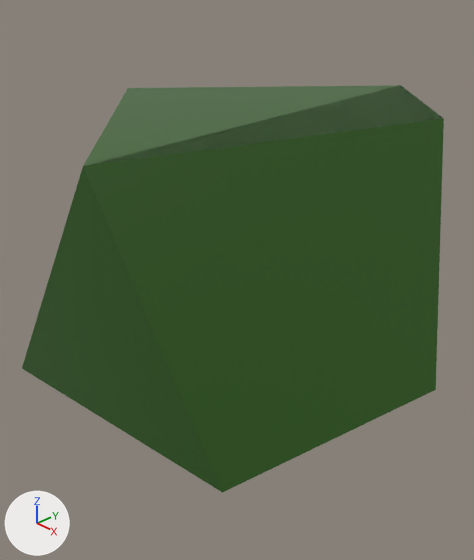
What one commit did to the Blender file Assets/Models/carrot.blend.
Rendered twice from a camera (50 mm lens) standing at (0.0542, -0.0474, 0.0304) and looking at (0.0033, 0.0006, -0.0039). Arrows for +X, +Y and +Z are at lower left; the lights stay in place.

Script lines for the objects in view, before the commit:
```python
me_cube = bpy.data.meshes.new('Cube')
me_cube.from_pydata([(0.0028, 0.0012, 0.0009), (0.0077, 0.0097, 0.0164), (-0.0163, -0.006, 0.0167), (0.0008, -0.0175, 0.0158), (-0.0148, 0.0064, 0.0148)], [(0, 1), (2, 0), (0, 3), (0, 4)], [])
me_cube.materials.append(mat_material)  # dark green #34621e
ob_cube = bpy.data.objects.new('Cube', me_cube)
ob_cube.location = (0.0, 0.0, 0.0)
ob_cube.scale = (0.084, 0.084, 0.0795)
_m = ob_cube.modifiers.new('Skin', 'SKIN')
```
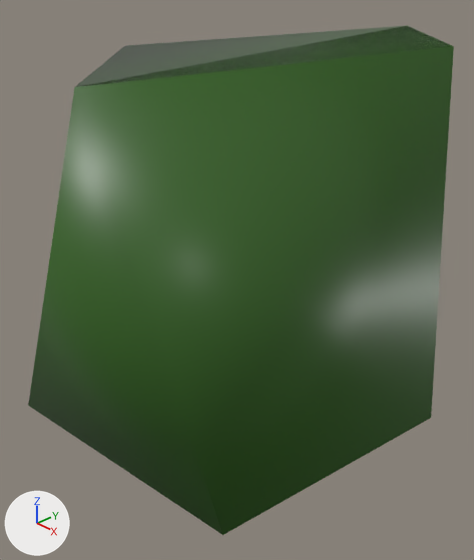
The change, as a diff of the scene's bpy script:
```diff
--- a/Assets/Models/carrot.blend.py
+++ b/Assets/Models/carrot.blend.py
@@ ob_cube @@
 ob_cube.location = (0.0, 0.0, 0.0)
-ob_cube.scale = (0.084, 0.084, 0.0795)
+ob_cube.scale = (0.084, 0.084, 0.11)
 _m = ob_cube.modifiers.new('Skin', 'SKIN')
+_m.use_smooth_shade = True
```

Location of each change, [x1, y1, x2, y2] in pixels of the pictures (474 x 560 px):
'Cube', rescaled, modifiers changed (25% taller)
    before: [22, 85, 444, 492]
    after: [28, 26, 454, 535]
